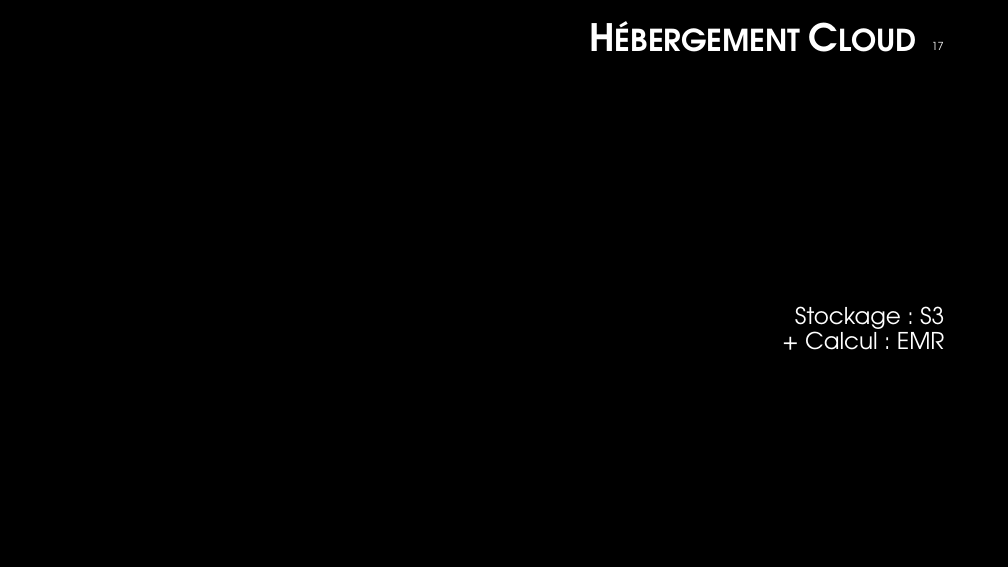
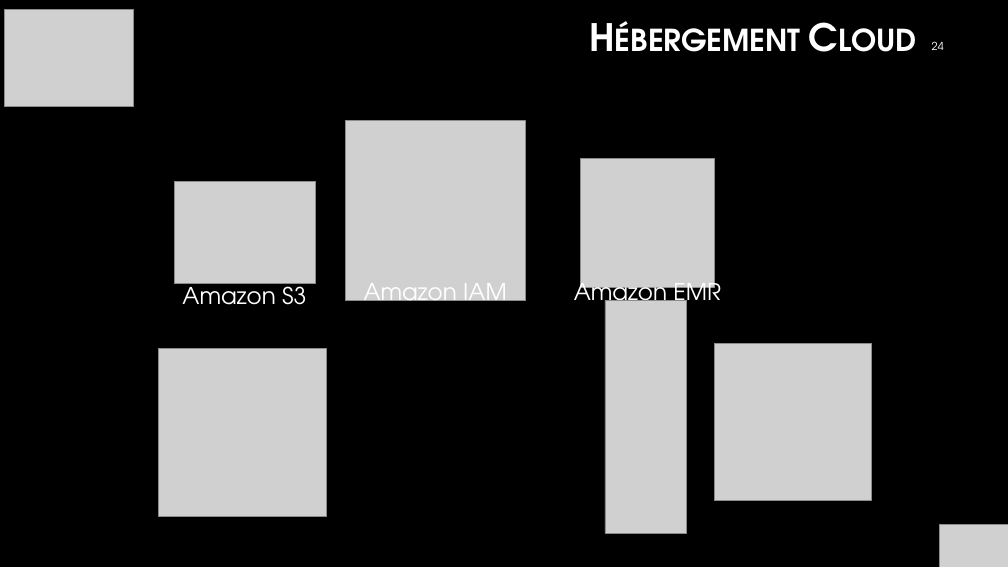
Before and after one commit to christophelebrun/OC_parcours_Data_Scientist_P8, a slide deck: slide 24 of projet8.pptx (slide 17 before the commit). Drawn at 1008x567 pixels with LibreOffice and Linux fonts; fonts in the diff are those of the drawing; grey boxes stand for pictures; background and template pictures are left out. Boxes give left, top, right and bottom in pixels: in the first picture for what was removed or moved away, otherwise in the second. Text is boxed around its words. In the diff, an @@ line names an element or a change of style, - is before the commit and + after.

```diff
--- a/projet8.pptx
+++ b/projet8.pptx
@@ picture added at bbox=[5, 10, 134, 107] @@
@@ page number at bbox=[932, 41, 944, 50]: text changed @@
-17
+24
@@ picture added at bbox=[346, 120, 526, 300] @@
@@ picture added at bbox=[581, 159, 715, 288] @@
@@ picture added at bbox=[174, 181, 316, 284] @@
@@ text added at bbox=[182, 281, 306, 305], 22 pt, text #FFFFFF @@
+Amazon S3
@@ text added at bbox=[364, 283, 507, 311], 22 pt, text #FFFFFF @@
+Amazon IAM
@@ text added at bbox=[574, 276, 721, 311], 22 pt, text #FFFFFF @@
+Amazon EMR
@@ picture added at bbox=[605, 300, 687, 533] @@
@@ text removed at bbox=[795, 306, 945, 350] @@
-Stockage : S3
-+ Calcul : EMR
@@ picture added at bbox=[158, 349, 326, 516] @@
@@ picture added at bbox=[715, 343, 872, 501] @@
@@ picture added at bbox=[939, 524, 1008, 567] @@
```
Also in this commit, not shown: 19 other slides changed, 12 slides added, 2 slides removed, 4 other files.
